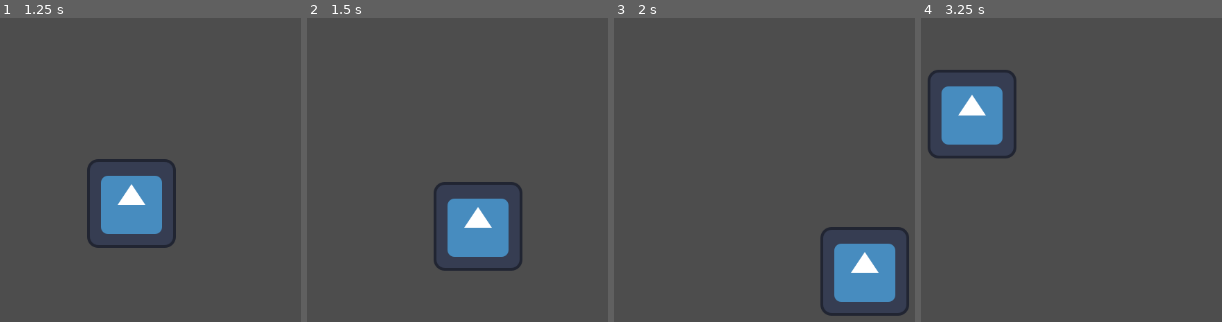
Above: before the commit, frames 1-4 (left to right).
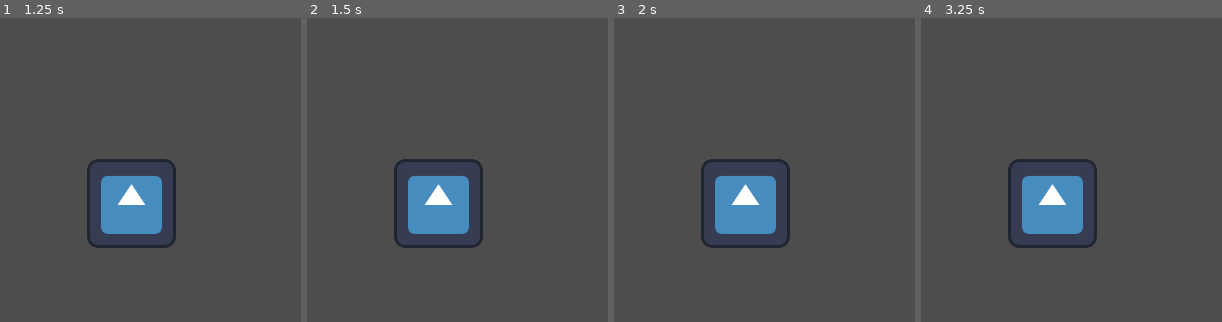
Above: after the commit, the same moments.

Repository: icebear-mc/Genesis
Game: Godot game, scene res://scenes/world.tscn
Same seed, same stepped clock (60 frames per second), same inputs: the game is played once before the commit and once after it. The engine's default icon, where the game draws it, is replaced by a stand-in: a white triangle on a blue panel in a dark square.
Inputs (mouse positions are in pixels of both pictures, inside the frame that each line leads up to):
- Up to frame 1 (1.25 s): tap Enter at 0.5 s; move the mouse to (outside the picture) at 0.52 s; click (outside the picture) at 0.67 s
- Up to frame 2 (1.5 s): tap Space at 1.25 s; drag from (outside the picture) to (397, 294) at 1.27 s
- Up to frame 3 (2 s): no input
- Up to frame 4 (3.25 s): tap Enter at 2 s; move the mouse to (1131, 106) at 2.02 s; click (1131, 106) at 2.17 s; tap Space at 2.75 s; drag from (1011, 294) to (outside the picture) at 2.77 s

Frame 1 is identical in both runs. In frame 2, 7.8% of the frame differs, in the area x 28-72%, y 46-84%; in frame 3, 10%, in the area x 28-99%, y 46-99%; in frame 4, 10%.

Commit message:
bug fixes
bug fixes and added position smoothing

Diff:
--- a/project.godot
+++ b/project.godot
@@ -11,7 +11,7 @@
 [application]
 
 config/name="Genesis"
-config/version="0.1.1"
+config/version="0.1.2"
 run/main_scene="uid://cxwoig5vohwof"
 config/features=PackedStringArray("4.6", "GL Compatibility")
 config/icon="res://assets/icons/icon.svg"
--- a/scenes/world.tscn
+++ b/scenes/world.tscn
@@ -6,6 +6,10 @@
 [node name="World" type="Node2D" unique_id=1580335908]
 
 [node name="Camera" type="Camera2D" parent="." unique_id=550772349]
+limit_enabled = false
+position_smoothing_enabled = true
+position_smoothing_speed = 16.0
 script = ExtResource("1_nnsk1")
+controls = 3
 
 [node name="Factory" parent="." unique_id=1785093742 instance=ExtResource("2_rwgxs")]
--- a/scripts/camera.gd
+++ b/scripts/camera.gd
@@ -6,6 +6,7 @@
 enum MouseControls {
 	left_button = MOUSE_BUTTON_LEFT,
 	right_button = MOUSE_BUTTON_RIGHT,
+	middle_button = MOUSE_BUTTON_MIDDLE,
 	both
 }
 
